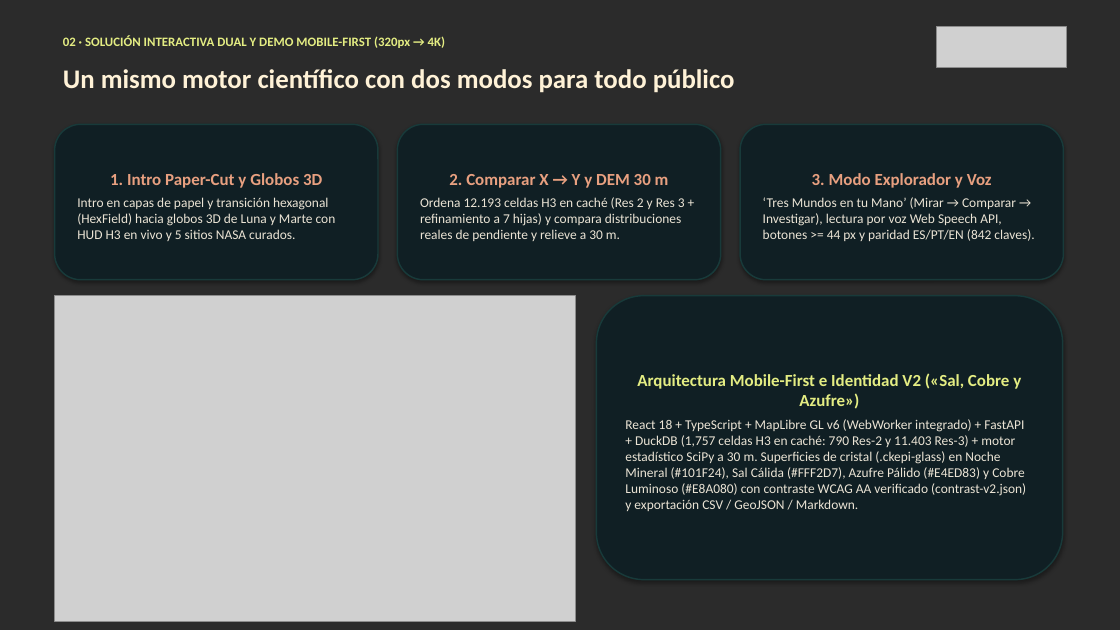
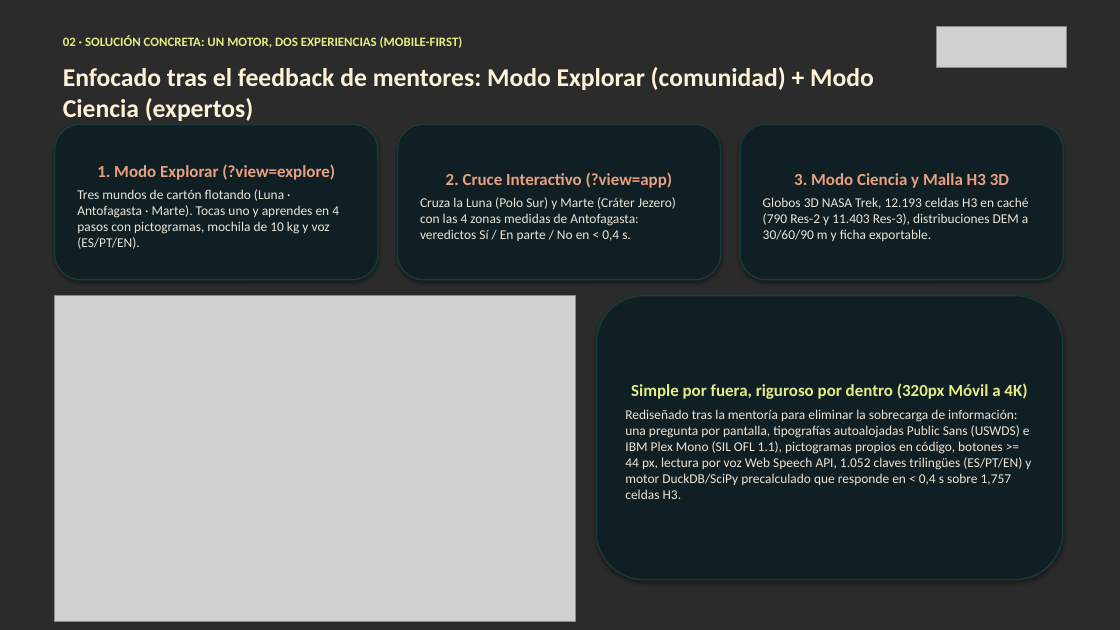
Before and after one commit to AnGeMoNs/Ckepi, a slide deck: slide 3 of docs/nehe/ckepi-pitch-es.pptx. Drawn at 1120x630 pixels with LibreOffice and Linux fonts; fonts in the diff are those of the drawing; grey boxes stand for pictures; background and template pictures are left out; a plain dark background stands for a picture behind light text. Boxes give left, top, right and bottom in pixels: in the first picture for what was removed or moved away, otherwise in the second. Text is boxed around its words. In the diff, an @@ line names an element or a change of style, - is before the commit and + after.

Commit message:
docs(nehe): enfocar pitch y PPTX/PDF (EN/ES) tras feedback de mentores en las 4 zonas de Antofagasta y modos Explorar/Ciencia

```diff
--- a/docs/nehe/ckepi-pitch-es.pptx
+++ b/docs/nehe/ckepi-pitch-es.pptx
@@ text at [63, 35, 463, 48]: text changed @@
-02 · SOLUCIÓN INTERACTIVA DUAL Y DEMO MOBILE-FIRST (320px → 4K)
+02 · SOLUCIÓN CONCRETA: UN MOTOR, DOS EXPERIENCIAS (MOBILE-FIRST)
@@ text at [63, 67, 874, 121]: text changed; size 23 to 22 pt @@
-Un mismo motor científico con dos modos para todo público
+Enfocado tras el feedback de mentores: Modo Explorar (comunidad) + Modo Ciencia (expertos)
@@ text in rounded rectangle at [77, 164, 339, 249]: text changed @@
-1. Intro Paper-Cut y Globos 3D
-Intro en capas de papel y transición hexagonal (HexField) hacia globos 3D de Luna y Marte con HUD H3 en vivo y 5 sitios NASA curados.
+1. Modo Explorar (?view=explore)
+Tres mundos de cartón flotando (Luna · Antofagasta · Marte). Tocas uno y aprendes en 4 pasos con pictogramas, mochila de 10 kg y voz (ES/PT/EN).
@@ text in rounded rectangle at [420, 172, 676, 241]: text changed @@
-2. Comparar X → Y y DEM 30 m
-Ordena 12.193 celdas H3 en caché (Res 2 y Res 3 + refinamiento a 7 hijas) y compara distribuciones reales de pendiente y relieve a 30 m.
+2. Cruce Interactivo (?view=app)
+Cruza la Luna (Polo Sur) y Marte (Cráter Jezero) con las 4 zonas medidas de Antofagasta: veredictos Sí / En parte / No en < 0,4 s.
@@ text in rounded rectangle at [763, 173, 1028, 241]: text changed @@
-3. Modo Explorador y Voz
-‘Tres Mundos en tu Mano’ (Mirar → Comparar → Investigar), lectura por voz Web Speech API, botones >= 44 px y paridad ES/PT/EN (842 claves).
+3. Modo Ciencia y Malla H3 3D
+Globos 3D NASA Trek, 12.193 celdas H3 en caché (790 Res-2 y 11.403 Res-3), distribuciones DEM a 30/60/90 m y ficha exportable.
@@ text in rounded rectangle at [625, 383, 1031, 499]: text changed @@
-Arquitectura Mobile-First e Identidad V2 («Sal, Cobre y Azufre»)
-React 18 + TypeScript + MapLibre GL v6 (WebWorker integrado) + FastAPI + DuckDB (1,757 celdas H3 en caché: 790 Res-2 y 11.403 Res-3) + motor estadístico SciPy a 30 m. Superficies de cristal (.ckepi-glass) en Noche Mineral (#101F24), Sal Cálida (#FFF2D7), Azufre Pálido (#E4ED83) y Cobre Luminoso (#E8A080) con contraste WCAG AA verificado (contrast-v2.json) y exportación CSV / GeoJSON / Markdown.
+Simple por fuera, riguroso por dentro (320px Móvil a 4K)
+Rediseñado tras la mentoría para eliminar la sobrecarga de información: una pregunta por pantalla, tipografías autoalojadas Public Sans (USWDS) e IBM Plex Mono (SIL OFL 1.1), pictogramas propios en código, botones >= 44 px, lectura por voz Web Speech API, 1.052 claves trilingües (ES/PT/EN) y motor DuckDB/SciPy precalculado que responde en < 0,4 s sobre 1,757 celdas H3.
```
Also in this commit, not shown: 6 other slides changed, 9 other files.
